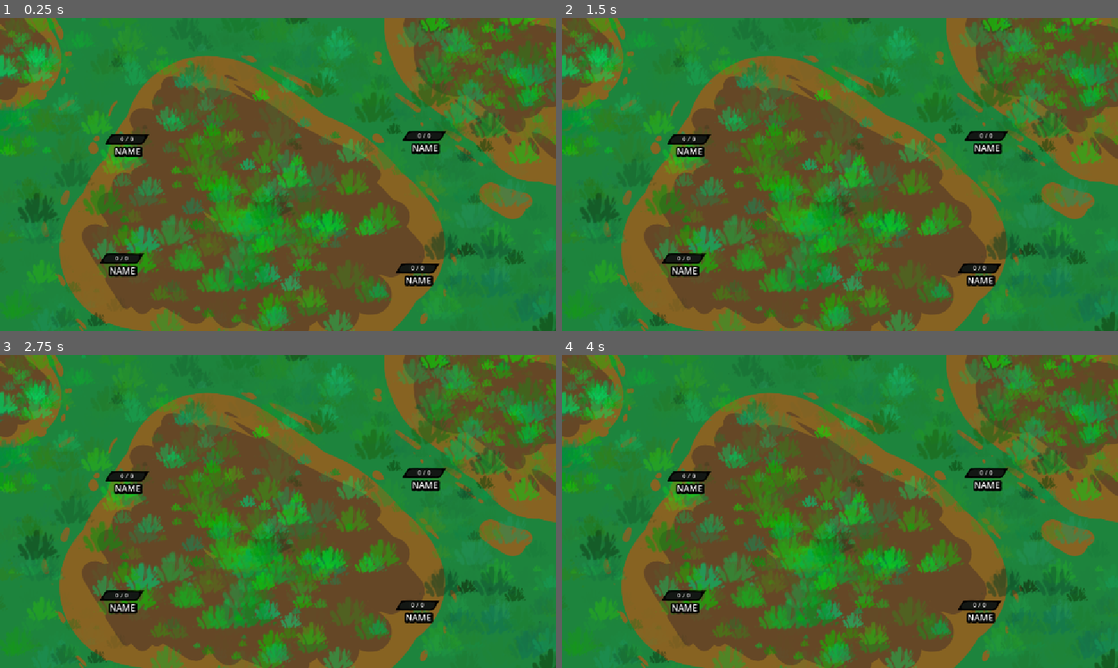
Above: before the commit, frames 1-4 (two rows, left to right).
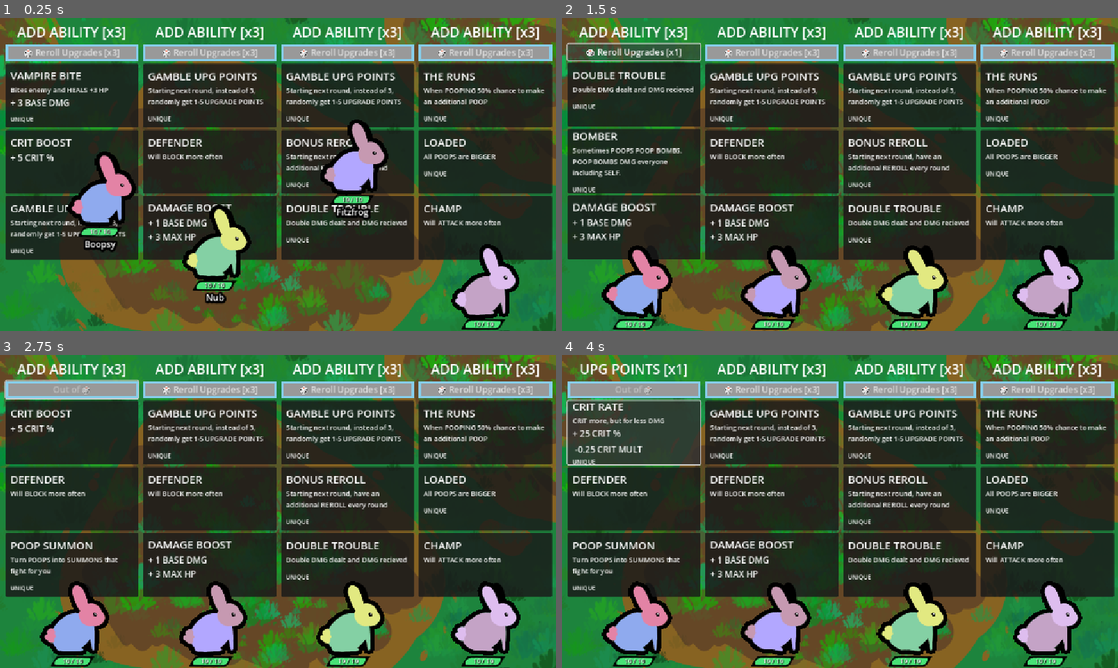
Above: after the commit, the same moments.

Repository: Galitie/tm2
Game: Godot game, scene res://test_scene.tscn
Same seed, same stepped clock (60 frames per second), same inputs: the game is played once before the commit and once after it.
Inputs (mouse positions are in pixels of both pictures, inside the frame that each line leads up to):
- Up to frame 1 (0.25 s): no input
- Up to frame 2 (1.5 s): click (634, 52) at 0.5 s, where only the run after the commit has a clickable "🎲 Reroll Upgrades [x3]"; click (634, 52) at 1.25 s, where only the run after the commit has a clickable "🎲 Reroll Upgrades [x2]"
- Up to frame 3 (2.75 s): click (72, 389) at 2 s, where only the run after the commit has a clickable "🎲 Reroll Upgrades [x1]"
- Up to frame 4 (4 s): click (634, 433) at 2.77 s; click (634, 433) at 3.52 s

The runs differ from the first frame. In frame 1, 69% of the frame differs, in the area x 1-100%, y 2-100%; in frame 2, 73%; in frame 3, 74%, in the area x 0-100%, y 2-100%; in frame 4, 74%.
Error before the commit: Parse Error: Identifier "attacking_mon" not declared in the current scope. (res://monster.gd:122)

Commit message:
Attacker naming fix

Diff:
--- a/monster.gd
+++ b/monster.gd
@@ -119,19 +119,19 @@
 		attacker = area.get_parent().get_parent()
 		match current_state.to_lower():
 			"spikyblock":
-				attacking_mon.take_damage_from(attacking_mon)
-				attacking_mon.state_machine.transition_state("hurt")
+				attacker.take_damage_from(attacker)
+				attacker.state_machine.transition_state("hurt")
 				return
 		var attack : String = attacker.state_machine.current_state.name
 		match attack.to_lower():
 			"punch":
 				take_damage_from(attacker)
 			"bitelifesteal":
-				take_damage_from(attacking_mon)
-				attacking_mon.apply_hp(3)
+				take_damage_from(attacker)
+				attacker.apply_hp(3)
 		if thorns:
-			attacking_mon.apply_hp(-1)
-			attacking_mon.state_machine.transition_state("hurt")
+			attacker.apply_hp(-1)
+			attacker.state_machine.transition_state("hurt")
 		state_machine.transition_state("hurt")
 	if area.is_in_group("Projectile") and area != hitbox and area.owner.monster != self:
 		attacked = true
--- a/test_scene.tscn
+++ b/test_scene.tscn
@@ -7,7 +7,6 @@
 [ext_resource type="Script" uid="uid://bw5vr4ucfdgof" path="res://player.gd" id="2_coq8p"]
 [ext_resource type="Texture2D" uid="uid://cxxncdpnkjj26" path="res://transparent.png" id="3_buypi"]
 [ext_resource type="PackedScene" uid="uid://caig5oumsc857" path="res://UI/upgrade_menu.tscn" id="3_sasra"]
-[ext_resource type="Resource" uid="uid://2dwrrigu8sux" path="res://Cards/Resources/bomber.tres" id="4_2nij2"]
 [ext_resource type="FontFile" uid="uid://b2elclwq486ug" path="res://fonts/BackheelFreeTrial-5yz6V.otf" id="9_vr1i5"]
 [ext_resource type="AudioStream" uid="uid://bnd7vmemesdbl" path="res://sounds/sudden_death.ogg" id="10_vr1i5"]
 
Not shown: 1 places in test_scene.tscn that only renumber resources
